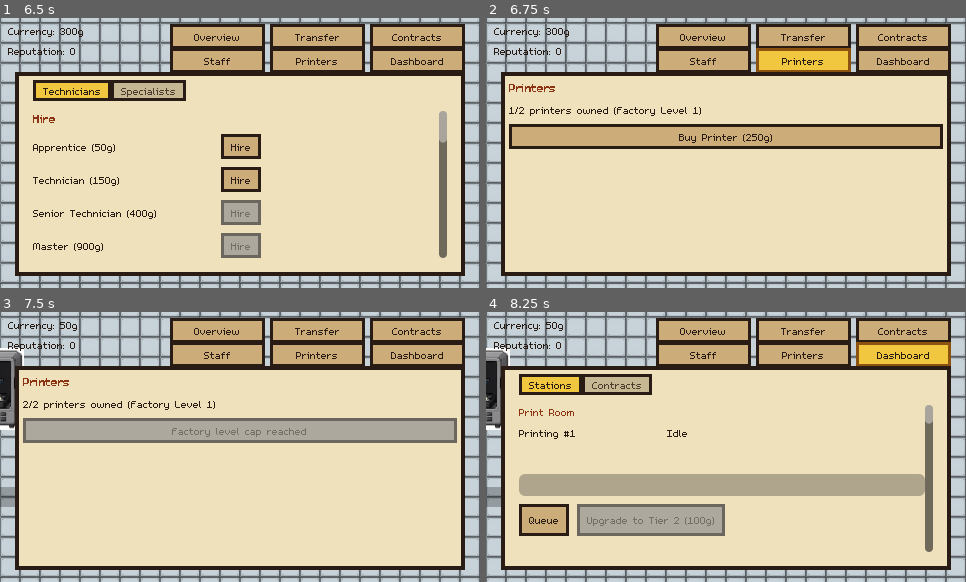
Above: before the commit, frames 1-4 (two rows, left to right).
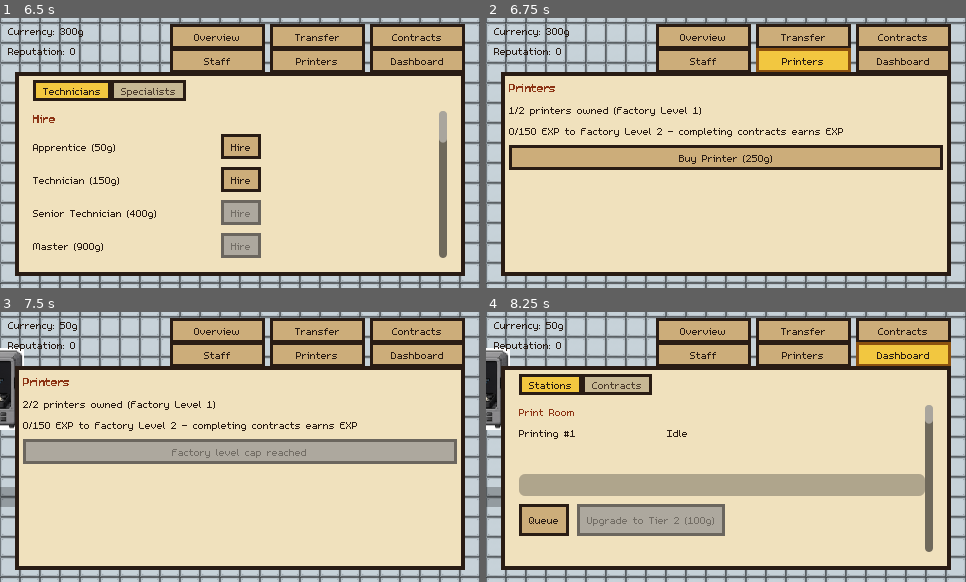
Above: after the commit, the same moments.

Repository: carverweirick/foundry-mobile-game
Game: Godot game, scene res://scenes/main.tscn
Same seed, same stepped clock (60 frames per second), same inputs: the game is played once before the commit and once after it.
Inputs:
- Up to frame 1 (6.5 s): click "Overview" at 0.5 s; click "Transfer" at 1.25 s; click "Defects only" at 2 s; click "Contracts" at 2.75 s; click "View" at 3.5 s; click "Staff" at 4.25 s; click "Hire" at 5 s; click "Hire" at 5.75 s
- Up to frame 2 (6.75 s): click "Printers" at 6.5 s
- Up to frame 3 (7.5 s): click "Buy Printer (250g)" at 7.25 s
- Up to frame 4 (8.25 s): click "Dashboard" at 8 s

Frame 1 is identical in both runs. In frame 2, 15% of the frame differs, in the area x 4-96%, y 39-57%; in frame 3, 15%; in frame 4, nothing differs.

Commit message:
Factory Level now rises from contract-completion EXP, no currency
Answers design doc Section 20 item 5, previously an open decision.
Direct request after weighing alternatives: "i want you to gain exp
from completing contracts. no currency to upgrade factory level."

- GameData.factory_exp is a lifetime total, never spent. Completing
  any contract (credit_contract_shipment(), regardless of on-time
  status) awards FACTORY_EXP_PER_CONTRACT_TIER's amount (10/25/60/150
  by tier, first-pass placeholders) via _award_factory_exp().
- factory_level rises in a loop whenever factory_exp clears
  FACTORY_LEVEL_EXP_THRESHOLD's next entry (0/150/400/900/1800 for
  Levels 1-5), so one big contract can cross multiple levels at once.
- FACTORY_LEVEL_PRINTER_CAP now goes through Level 5 (2/3/4/5/6),
  extending the doc's only given number (Level 1 = 2 printers) with
  the same +1-per-level shape, matching PRINTER_PURCHASE_COST's own
  existing headroom for up to 5 owned printers.
- New factory_progress_changed signal; PrintersOverlay shows a new
  "X/Y EXP to Factory Level N" row, refreshing off that signal since
  leveling never touches currency.

Verified headless: a Local Shops contract awarded exactly 10 EXP with
no level change, a Flagship contract's 150 EXP landed exactly on the
Level 2 threshold and raised printer_cap() to 3, ten more Flagship
completions correctly jumped multiple levels at once (to Level 4, cap
5), and currency only ever rose from payouts - never spent leveling.

Co-Authored-By: Claude Sonnet 5 <noreply@anthropic.com>
Claude-Session: https://claude.ai/code/session_01JVo4V5woxRQb6BmWzsoiCF

Diff:
--- a/autoload/game_data.gd
+++ b/autoload/game_data.gd
@@ -9,6 +9,11 @@
 signal held_parts_changed()
 signal technician_updated(tech: Technician)
 signal reputation_changed(new_amount: int)
+## Fires whenever factory_exp changes, and again (in addition) whenever that
+## pushes factory_level up - PrintersOverlay listens for this the same way
+## it already listens for currency_changed, since factory progress doesn't
+## otherwise correlate with any existing signal.
+signal factory_progress_changed()
 
 ## Tier 1 numbers for every station, pulled from the design doc's
 ## "Starting Timer and Batch Numbers" and "Station Mechanics" sections.
@@ -730,6 +735,10 @@
 	if contract.is_complete:
 		currency += contract.payout
 		currency_changed.emit(currency)
+		# Factory Level EXP (this session): awarded for completing the
+		# contract at all, regardless of on-time status - a broader
+		# condition than Reputation's own on-time-only gate just below.
+		_award_factory_exp(contract.tier)
 		# Design doc Section 8: "finishing contracts on time with a low
 		# defect rate raises your reputation." A contract that already
 		# tripped the missed-deadline penalty in _process_contracts() below
@@ -1334,15 +1343,69 @@
 var owned_printer_count: int = 1
 
 ## "the number of printers a player is allowed to own is capped by factory
-## level... a Level 1 factory allows 2 printers" (Section 21.2) - no further
-## levels given, so only Level 1 is populated. What actually raises
-## factory_level isn't specified anywhere in Section 21 either; there's no
-## purchase or milestone wired up for it yet, it just sits at 1.
+## level... a Level 1 factory allows 2 printers" (Section 21.2) - the only
+## concrete number given; levels 2-5 are a first-pass placeholder extending
+## the same +1-per-level shape, matching PRINTER_PURCHASE_COST's own
+## existing headroom for up to 5 owned printers (see its own comment).
 var factory_level: int = 1
-const FACTORY_LEVEL_PRINTER_CAP := {1: 2}
+const FACTORY_LEVEL_MAX: int = 5
+const FACTORY_LEVEL_PRINTER_CAP := {1: 2, 2: 3, 3: 4, 4: 5, 5: 6}
 
 func printer_cap() -> int:
 	return FACTORY_LEVEL_PRINTER_CAP.get(factory_level, FACTORY_LEVEL_PRINTER_CAP[1])
+
+
+## Design request (this session): "i want you to gain exp from completing
+## contracts. no currency to upgrade factory level" - Factory Level now
+## rises purely from a lifetime EXP total awarded whenever a contract fully
+## ships, never spent and with no currency step at all (unlike literally
+## every other upgrade in the game - stations, printers, rack capacity,
+## specialists, technicians). This directly answers design doc Section 20
+## item 5 ("decide what actually raises factory level").
+var factory_exp: int = 0
+
+## First-pass placeholder EXP-per-tier table, scaled the same direction as
+## every other tier-keyed table in this file (CONTRACT_PAYOUT_PER_UNIT,
+## CONTRACT_QUANTITY_RANGE) - a bigger, harder-to-land contract is worth
+## more EXP. Section 8/21 give no numbers for this since the mechanic didn't
+## exist before this session.
+const FACTORY_EXP_PER_CONTRACT_TIER := {
+	Contract.ContractTier.LOCAL_SHOPS: 10,
+	Contract.ContractTier.REGIONAL_MANUFACTURERS: 25,
+	Contract.ContractTier.INDUSTRIAL_ACCOUNTS: 60,
+	Contract.ContractTier.FLAGSHIP: 150,
+}
+
+## Cumulative lifetime EXP required to BE at a given level - level N is
+## reached the moment factory_exp crosses this table's entry for N. A
+## first-pass placeholder curve, same invented-but-reasonable spirit as
+## every other cost/threshold table in this file.
+const FACTORY_LEVEL_EXP_THRESHOLD := {
+	1: 0,
+	2: 150,
+	3: 400,
+	4: 900,
+	5: 1800,
+}
+
+func factory_exp_for_level(level: int) -> int:
+	return FACTORY_LEVEL_EXP_THRESHOLD.get(level, FACTORY_LEVEL_EXP_THRESHOLD[FACTORY_LEVEL_MAX])
+
+
+func is_factory_level_maxed() -> bool:
+	return factory_level >= FACTORY_LEVEL_MAX
+
+
+## Called once per fully-shipped contract (see credit_contract_shipment()) -
+## awards EXP regardless of whether the contract was on time, since
+## "completing" a contract is a broader condition than the on-time-only gate
+## Reputation itself uses. A single big contract can cross more than one
+## level's threshold at once, so this loops rather than checking once.
+func _award_factory_exp(tier: Contract.ContractTier) -> void:
+	factory_exp += FACTORY_EXP_PER_CONTRACT_TIER.get(tier, FACTORY_EXP_PER_CONTRACT_TIER[Contract.ContractTier.LOCAL_SHOPS])
+	while not is_factory_level_maxed() and factory_exp >= factory_exp_for_level(factory_level + 1):
+		factory_level += 1
+	factory_progress_changed.emit()
 
 
 func can_buy_printer() -> bool:
--- a/scenes/printers_overlay.gd
+++ b/scenes/printers_overlay.gd
@@ -16,6 +16,7 @@
 const REFRESH_INTERVAL: float = 0.25
 
 @onready var printer_status_label: Label = %PrinterStatusLabel
+@onready var factory_exp_label: Label = %FactoryExpLabel
 @onready var buy_printer_button: Button = %BuyPrinterButton
 
 var _refresh_elapsed: float = 0.0
@@ -24,6 +25,10 @@
 func _on_ready() -> void:
 	buy_printer_button.pressed.connect(_on_buy_printer_pressed)
 	GameData.currency_changed.connect(func(_c): _refresh.call_deferred())
+	# Factory Level EXP (this session) doesn't move currency at all, so it
+	# needs its own signal for an immediate refresh rather than waiting on
+	# the next 0.25s poll.
+	GameData.factory_progress_changed.connect(func(): _refresh.call_deferred())
 
 
 func _process(delta: float) -> void:
@@ -50,6 +55,13 @@
 	printer_status_label.text = "%d/%d printers owned (Factory Level %d)" % [
 		GameData.owned_printer_count, cap, GameData.factory_level
 	]
+	if GameData.is_factory_level_maxed():
+		factory_exp_label.text = "Factory Level %d (max) - %d EXP earned" % [GameData.factory_level, GameData.factory_exp]
+	else:
+		var next_level := GameData.factory_level + 1
+		factory_exp_label.text = "%d/%d EXP to Factory Level %d - completing contracts earns EXP" % [
+			GameData.factory_exp, GameData.factory_exp_for_level(next_level), next_level
+		]
 	if GameData.can_buy_printer():
 		var cost := GameData.printer_purchase_cost()
 		buy_printer_button.text = "Buy Printer (%dg)" % cost
--- a/scenes/printers_overlay.tscn
+++ b/scenes/printers_overlay.tscn
@@ -50,6 +50,12 @@
 layout_mode = 2
 text = "0/0 printers owned"
 
+[node name="FactoryExpLabel" type="Label" parent="Panel/Content"]
+autowrap_mode = 3
+unique_name_in_owner = true
+layout_mode = 2
+text = "0/0 EXP to Factory Level 2"
+
 [node name="BuyPrinterButton" type="Button" parent="Panel/Content"]
 unique_name_in_owner = true
 layout_mode = 2
Not shown, changed: CLAUDE.md
Not shown, changed: docs/design_doc.md
